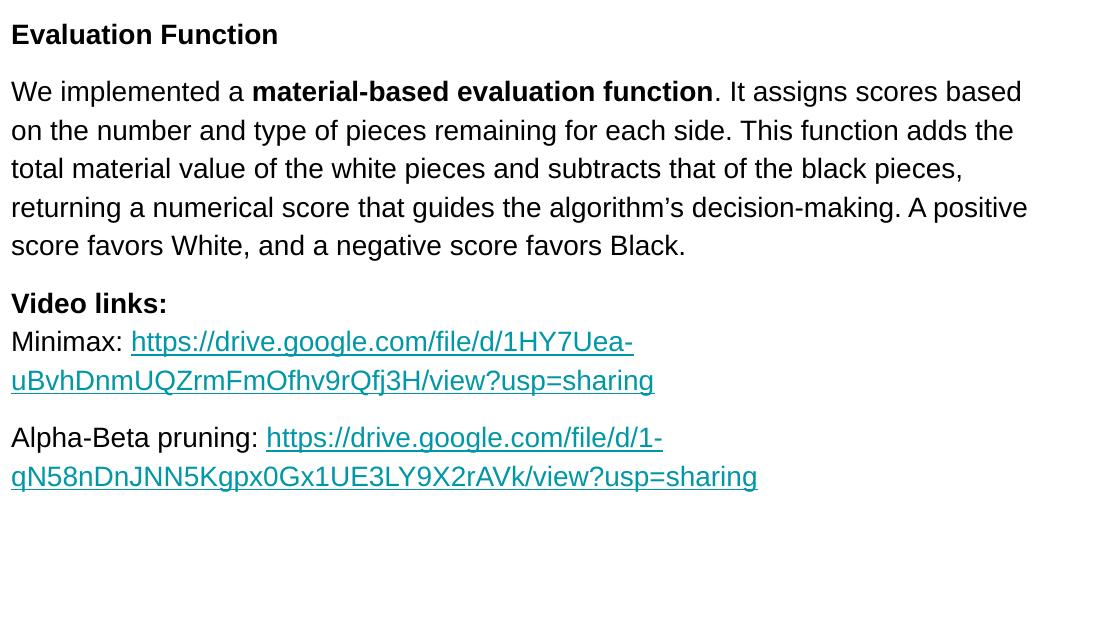
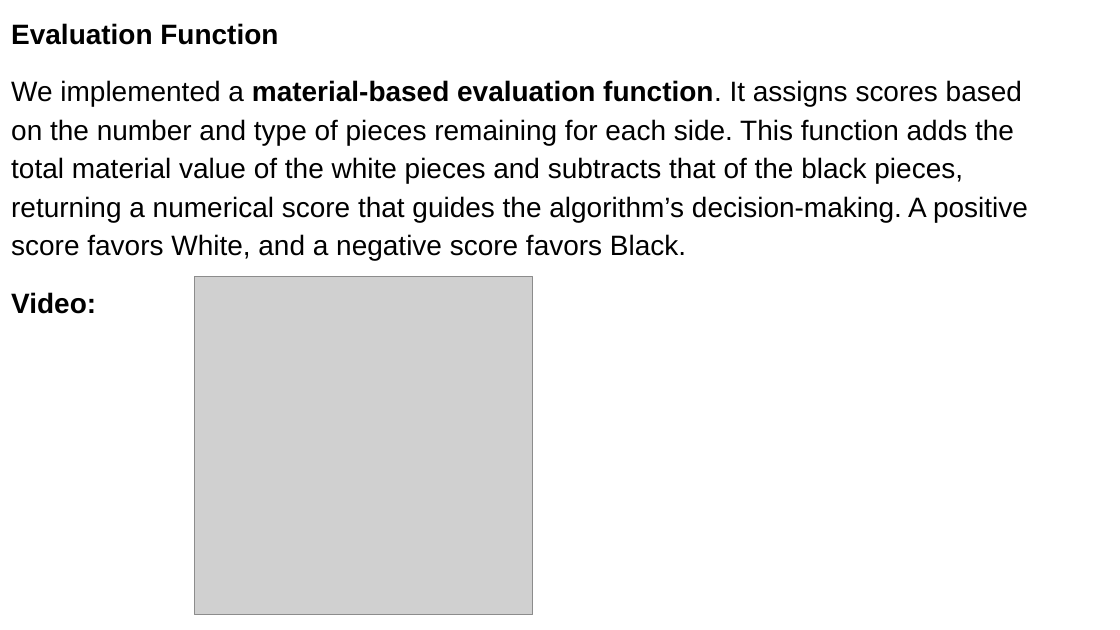
Before and after one commit to greeshma0906/AI_Algo2, a slide deck: slide 2 of AI_Assignment 2.pptx. Drawn at 1120x630 pixels with LibreOffice and Linux fonts; fonts in the diff are those of the drawing; grey boxes stand for pictures. Boxes give left, top, right and bottom in pixels: in the first picture for what was removed or moved away, otherwise in the second. Text is boxed around its words. In the diff, an @@ line names an element or a change of style, - is before the commit and + after.

Commit message:
Updated ppt

```diff
--- a/AI_Assignment 2.pptx
+++ b/AI_Assignment 2.pptx
@@ text at box(11, 292, 96, 314): text changed; text colour #0097A7 to #000000; bold on @@
-Video links:
-Minimax: https://drive.google.com/file/d/1HY7Uea-uBvhDnmUQZrmFmOfhv9rQfj3H/view?usp=sharing
-Alpha-Beta pruning: https://drive.google.com/file/d/1-qN58nDnJNN5Kgpx0Gx1UE3LY9X2rAVk/view?usp=sharing
+Video:
@@ picture added at box(194, 277, 532, 615) @@
```
Also in this commit, not shown: 1 other slide changed.
